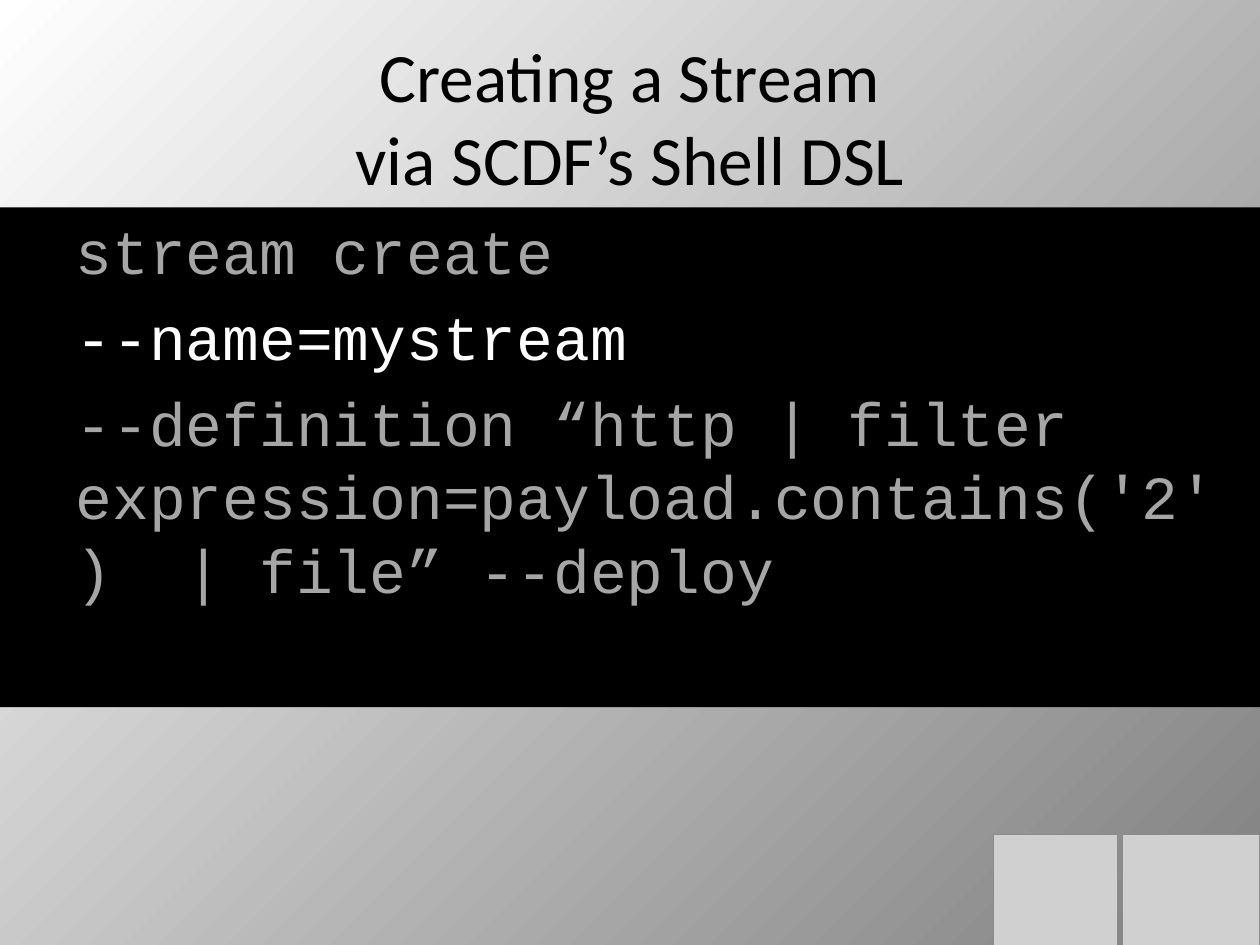
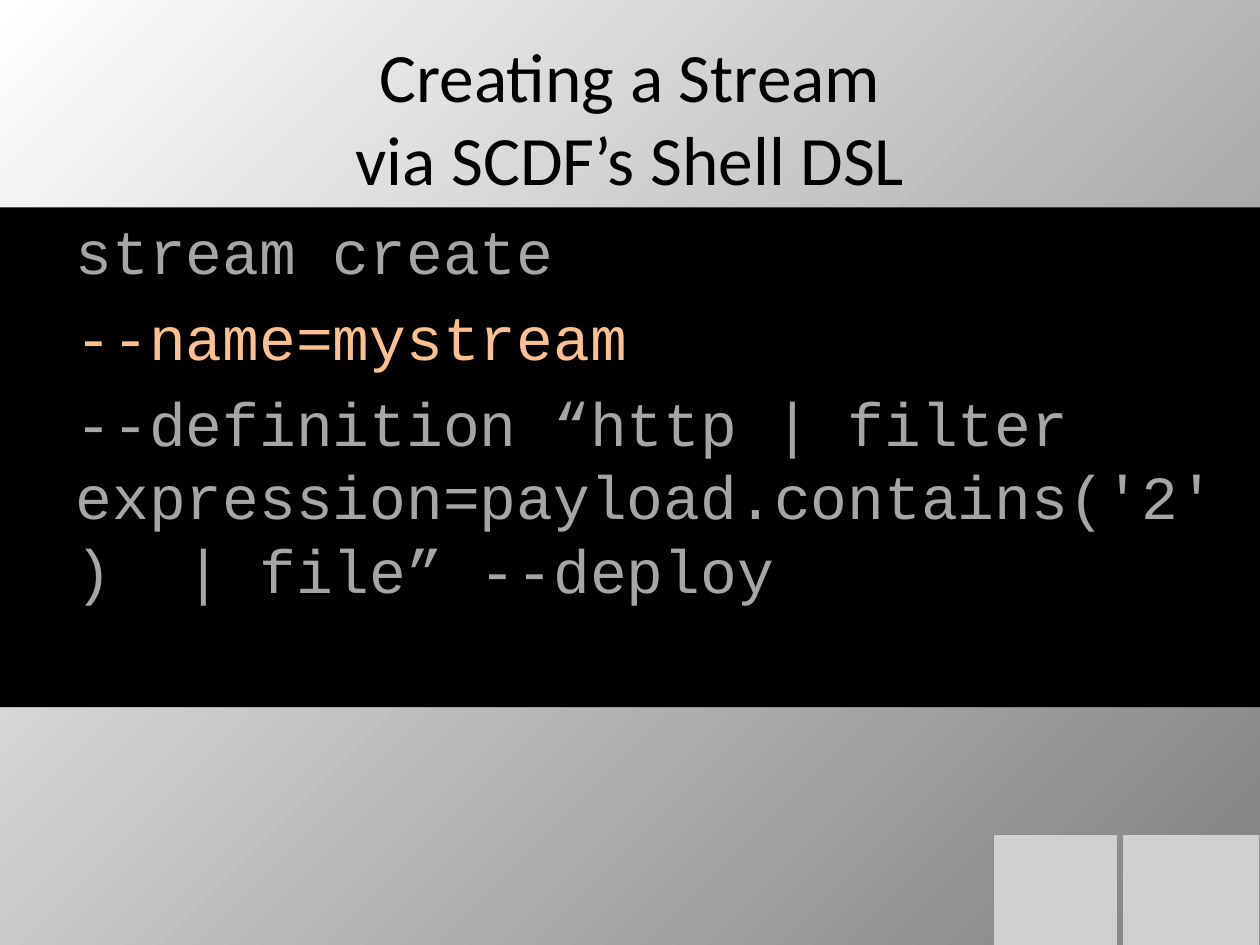
Before and after one commit to cppwfs/dataflowprimer, a slide deck: slide 22 of DataFlow1.pptx. Drawn at 1260x945 pixels with LibreOffice and Linux fonts; fonts in the diff are those of the drawing; grey boxes stand for pictures. Boxes give left, top, right and bottom in pixels: in the first picture for what was removed or moved away, otherwise in the second. Text is boxed around its words. In the diff, an @@ line names an element or a change of style, - is before the commit and + after.

```diff
--- a/DataFlow1.pptx
+++ b/DataFlow1.pptx
@@ text at (76, 319, 627, 373): text colour #FFFFFF to #FAC090 in "--name=mystream" @@
```
Also in this commit, not shown: 15 other slides changed.
